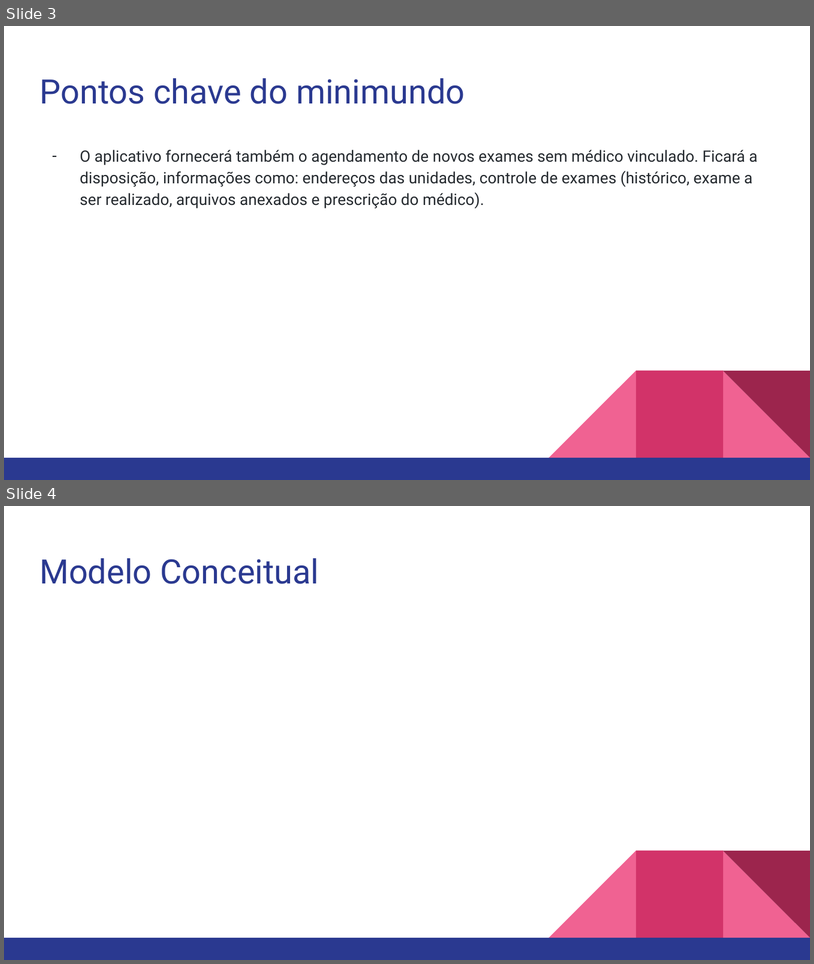
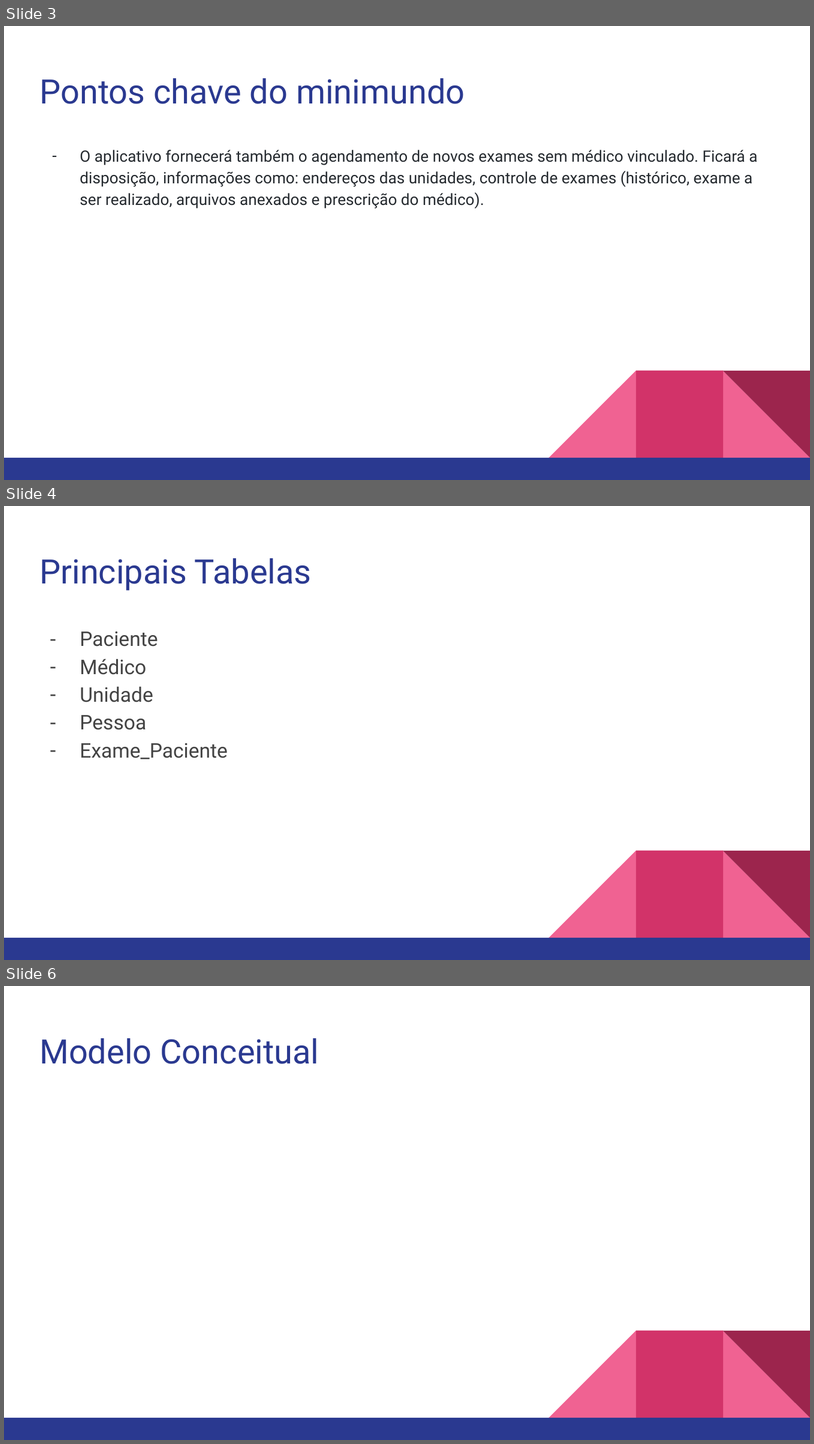
Before and after one commit to gabrielviggiano/trab01, a slide deck: arquivos/Slides BD1.pptx. Shown one above the other, each under a label of ours: slides 3 and 4 before the commit, slides 3, 4 and 6 after it; the slides between them are not shown. The pictures are 814x964 and 814x1444 pixels, drawn with LibreOffice and Linux fonts; fonts in the diff are those of the drawing; background and template pictures are left out. Boxes give left, top, right and bottom in pixels: in the first picture for what was removed or moved away, otherwise in the second. Text is boxed around its words. In the diff, an @@ line names an element or a change of style, - is before the commit and + after.

```diff
--- a/arquivos/Slides BD1.pptx
+++ b/arquivos/Slides BD1.pptx
@@ slide 4 added at (4, 506, 810, 960), background #FFFFFF; not listed: 5 template elements that a slide beside it also shows @@
@@ title added at (39, 558, 312, 591), 30 pt, text #2A3990 @@
+Principais Tabelas
@@ text added at (80, 631, 227, 759), 18 pt, text #434343 @@
+– Paciente
+– Médico
+– Unidade
+– Pessoa
+– Exame_Paciente
@@ what was slide 4 is now slide 6 @@
```
Also in this commit, not shown: 1 other slide added.
